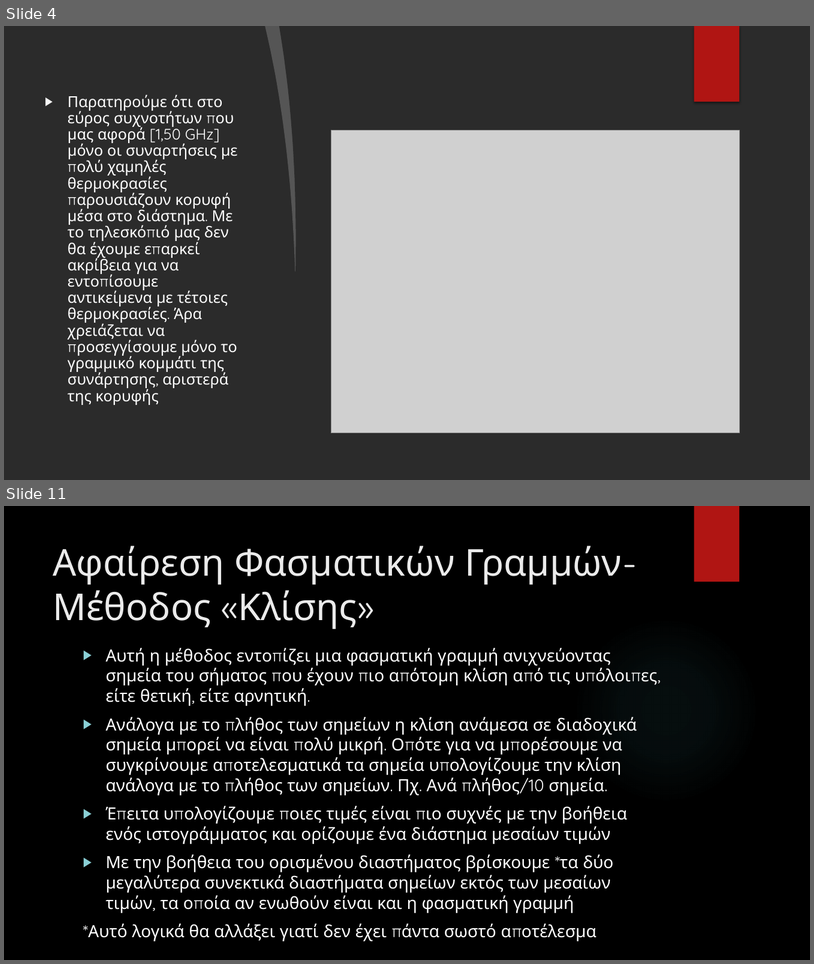
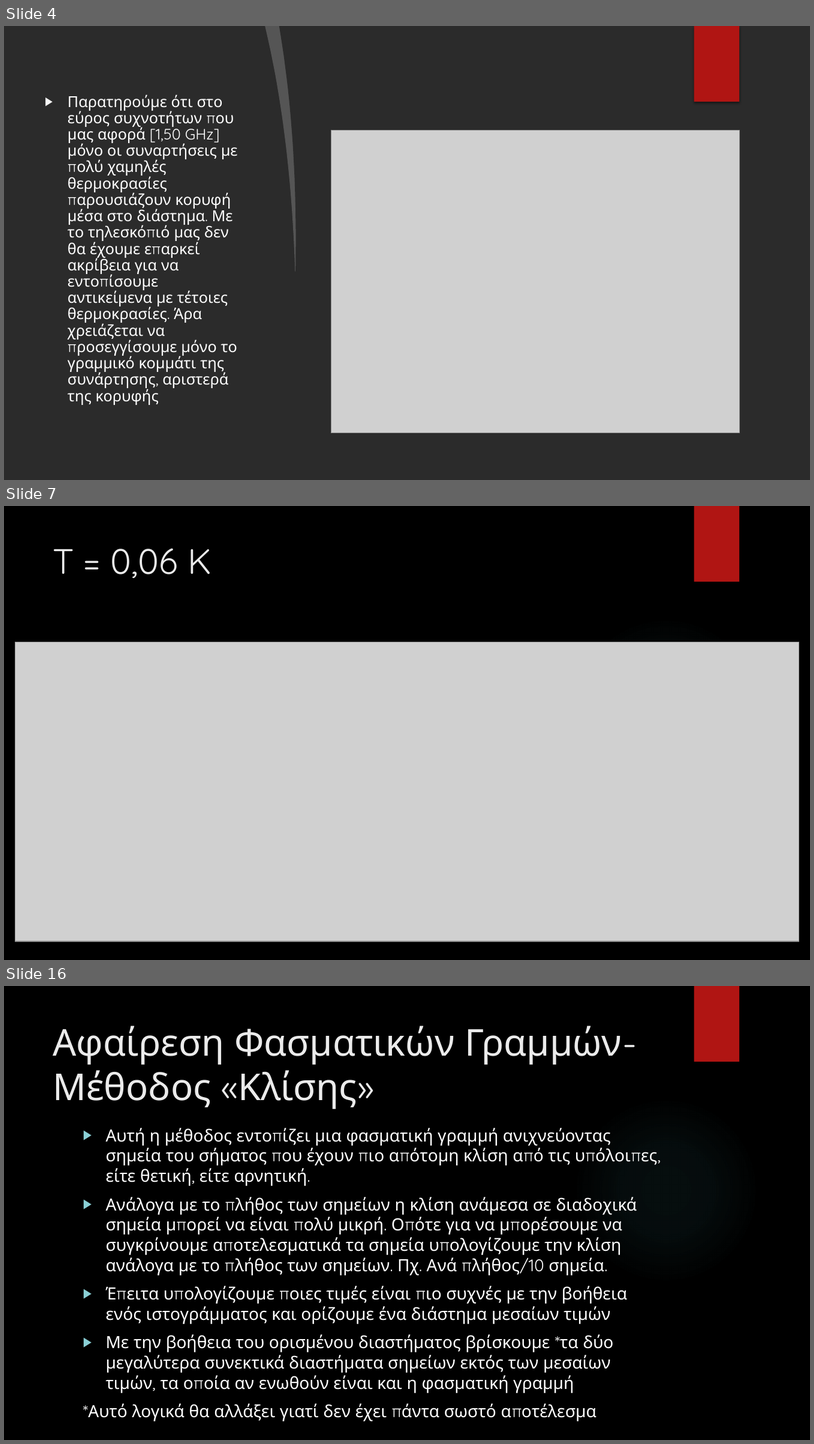
Before and after one commit to iliodis/ASTRO-BEAM, a slide deck: Task1-BlackbodyRadiationFitting/-.pptx. Shown one above the other, each under a label of ours: slides 4 and 11 before the commit, slides 4, 7 and 16 after it; the slides between them are not shown. The pictures are 814x964 and 814x1444 pixels, drawn with LibreOffice and Linux fonts; fonts in the diff are those of the drawing; grey boxes stand for pictures; background and template pictures are left out; a plain dark background stands for a picture behind light text. Boxes give left, top, right and bottom in pixels: in the first picture for what was removed or moved away, otherwise in the second. Text is boxed around its words. In the diff, an @@ line names an element or a change of style, - is before the commit and + after.

```diff
--- a/Task1-BlackbodyRadiationFitting/-.pptx
+++ b/Task1-BlackbodyRadiationFitting/-.pptx
@@ slide 7 added at [4, 506, 810, 960], background picture (left out); not listed: 2 template elements that a slide beside it also shows @@
@@ title added at [53, 548, 212, 578], 42 pt, text #EBEBEB @@
+T = 0,06 K
@@ picture added at [15, 642, 800, 942] @@
@@ what was slide 11 is now slide 16 @@
```
Also in this commit, not shown: 5 slides changed, 9 other slides added, 2 slides removed, 1 other file.
